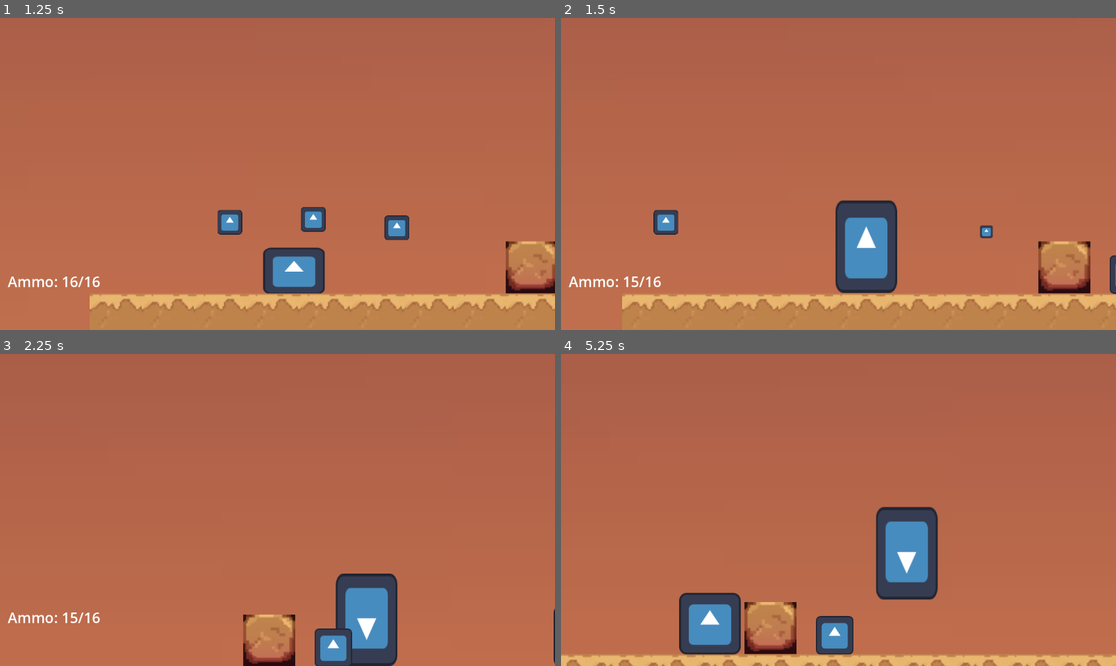
Above: before the commit, frames 1-4 (two rows, left to right).
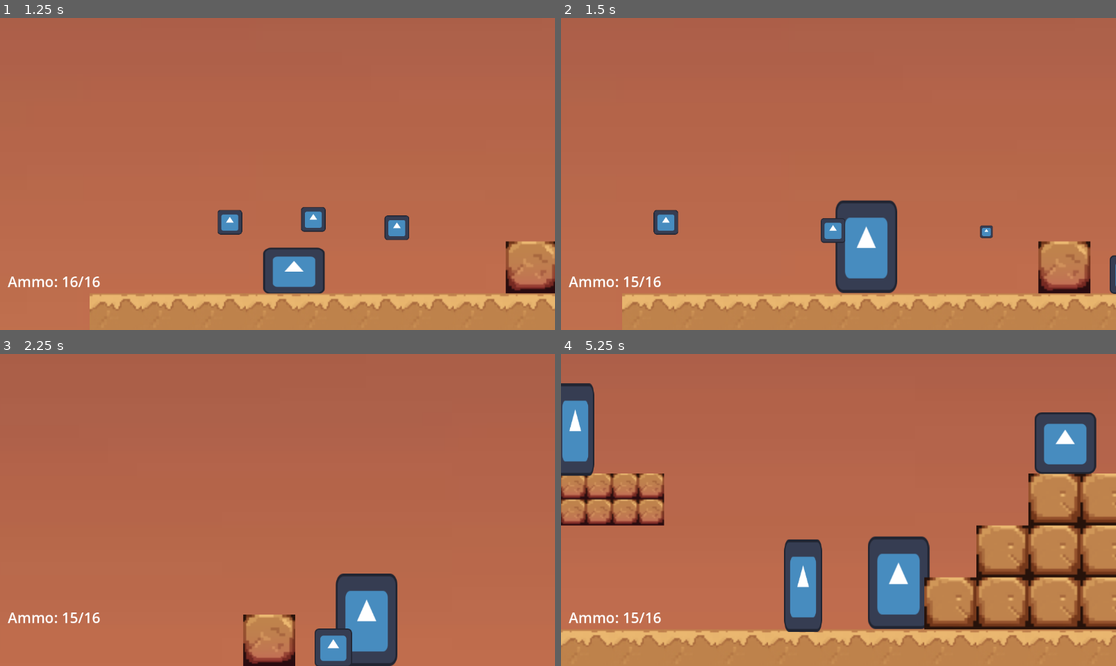
Above: after the commit, the same moments.

Repository: dzfrias/gladiator
Game: Godot game, scene res://scenes/level_playtest.tscn
Two runs of this game, one before a commit and one after it. Both use one fixed random seed, a clock stepped at 60 frames per second and the inputs below. This scene is started directly instead of the project's main scene. The engine's default icon, where the game draws it, is replaced by a stand-in: a white triangle on a blue panel in a dark square.
Inputs (mouse positions are in pixels of both pictures, inside the frame that each line leads up to):
- Up to frame 1 (1.25 s): move the mouse to (249, 236) at 0.52 s; hold D (right) from 0.53 s (still down); hold S (crouch) from 0.53 s (still down); tap Space (jump) at 0.77, 1.07 s
- Up to frame 2 (1.5 s): keep holding D (right); move the mouse to (1005, 220) at 1.27 s; release S (crouch) at 1.28 s; click (1005, 220) at 1.35 s
- Up to frame 3 (2.25 s): tap Space (jump) at 1.52, 1.82 s; move the mouse to (111, 463) at 2.02 s; release D (right) at 2.03 s; hold A (left) from 2.03 s (still down); hold E (roll) from 2.03 s (still down)
- Up to frame 4 (5.25 s): move the mouse to (866, 510) at 2.77 s; release E (roll) at 2.78 s; tap Q (toggle_weapon) at 2.85 s; tap Space (jump) at 3.02, 3.32, 3.77, 4.07, 4.52, 4.82 s; move the mouse to (755, 432) at 3.52 s; hold S (crouch) 3.53-4.28 s; move the mouse to (960, 494) at 4.27 s; release A (left) at 4.28 s; hold D (right) from 4.28 s (still down); click (960, 494) at 4.35 s; move the mouse to (727, 525) at 5.02 s; hold E (roll) from 5.03 s (still down)

Frame 1 is identical in both runs. In frame 2, 0.3% of the frame differs, in the area x 46-52%, y 64-73%; in frame 3, 0.4%; in frame 4, 31%, in the area x 0-100%, y 9-100%.
Error before the commit: Invalid assignment of property or key 'position' with value of type 'Vector2' on a base object of type 'Nil'. (res://scripts/player/player.gd:118)
Error after the commit: Invalid assignment of property or key 'visible' with value of type 'bool' on a base object of type 'null instance'. (res://scripts/player/player.gd:232)

Commit message:
Add player invincibility after getting hit

Diff:
--- a/scenes/player.tscn
+++ b/scenes/player.tscn
@@ -60,6 +60,7 @@
 
 [node name="Health" type="Node" parent="."]
 script = ExtResource("3_s7yvn")
+invincible_time = 1.0
 
 [node name="HealthBarCreator" parent="." node_paths=PackedStringArray("health") instance=ExtResource("6_0pcrb")]
 health = NodePath("../Health")
--- a/scripts/health.gd
+++ b/scripts/health.gd
@@ -5,10 +5,12 @@
 signal died
 
 @export var max_health: float = 20
+@export var invincible_time: float = 0.0
 var health: float:
 	get: return _health
 var has_died: bool:
 	get: return _died
+var is_invincible: bool
 var _health: float
 var _died := false
 
@@ -16,15 +18,23 @@
 	_health = max_health
 
 func take_damage(amount: float, direction: Vector2) -> void:
-	if _died: return
+	if _died or is_invincible: return
 	var old := _health
 	_health = max(_health - amount, 0)
+	_invincible()
 	damage_taken.emit(old - _health, direction)
 	if _health == 0:
 		died.emit()
 		_died = true
+		return
 
 func heal(amount: float) -> void:
 	if _died: return
 	_health = min(_health + amount, max_health)
 	health_gained.emit(amount)
+
+func _invincible() -> void:
+	if invincible_time == 0: return
+	is_invincible = true
+	await get_tree().create_timer(invincible_time).timeout
+	is_invincible = false
--- a/scripts/player/player.gd
+++ b/scripts/player/player.gd
@@ -47,6 +47,7 @@
 
 func _ready() -> void:
 	$Health.died.connect(_on_health_died)
+	$Health.damage_taken.connect(_on_health_damage_taken)
 	Instance = self
 	_weapon = $Weapon
 
@@ -203,6 +204,9 @@
 func _on_health_died() -> void:
 	print("The player has died")
 
+func _on_health_damage_taken(_amount: int, _direction: Vector2) -> void:
+	_flash_invincible()
+
 func get_weapon() -> Weapon:
 	return _weapon
 
@@ -222,5 +226,14 @@
 	var result = space_state.intersect_ray(query)
 	return result
 
+func _flash_invincible() -> void:
+	collision_layer ^= Constants.PLAYER_LAYER
+	while $Health.is_invincible:
+		$Sprite2D.visible = false
+		await get_tree().create_timer(0.05).timeout
+		$Sprite2D.visible = true
+		await get_tree().create_timer(0.05).timeout
+	collision_layer ^= Constants.PLAYER_LAYER
+
 func get_health() -> Health:
 	return $Health;
